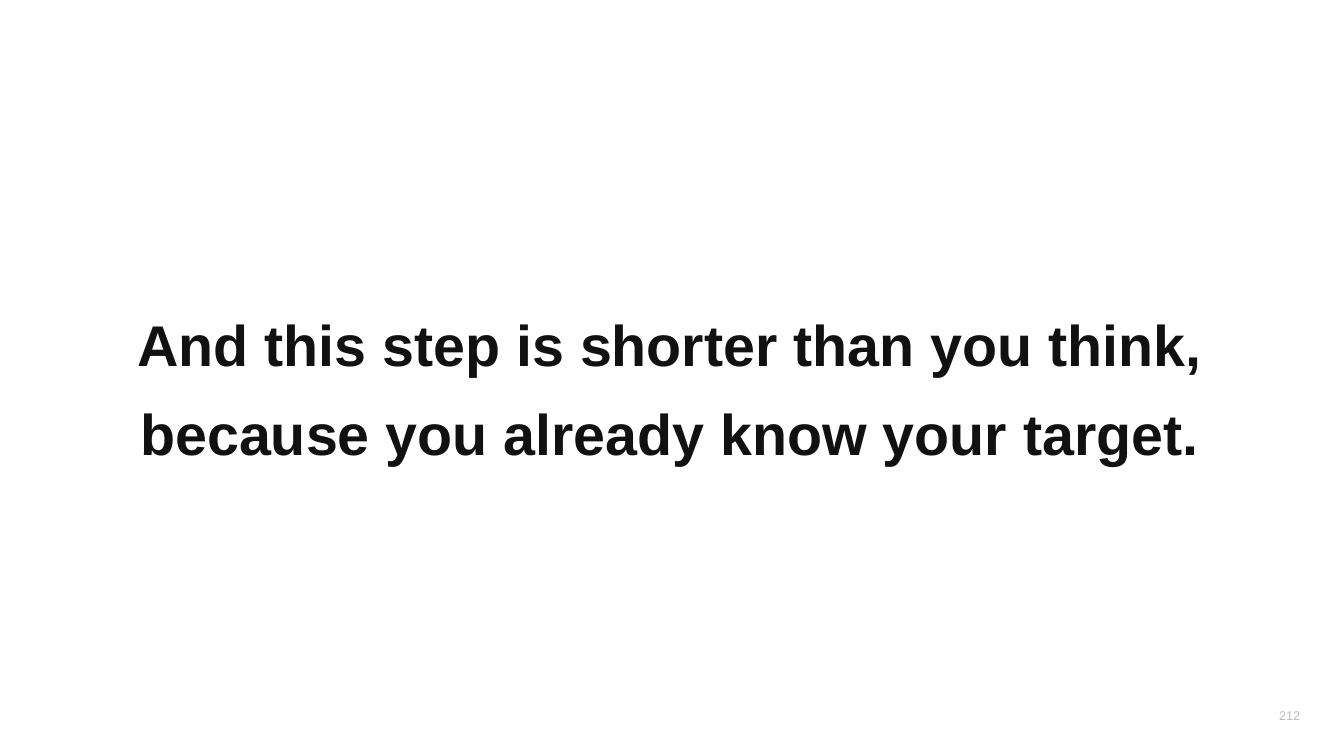
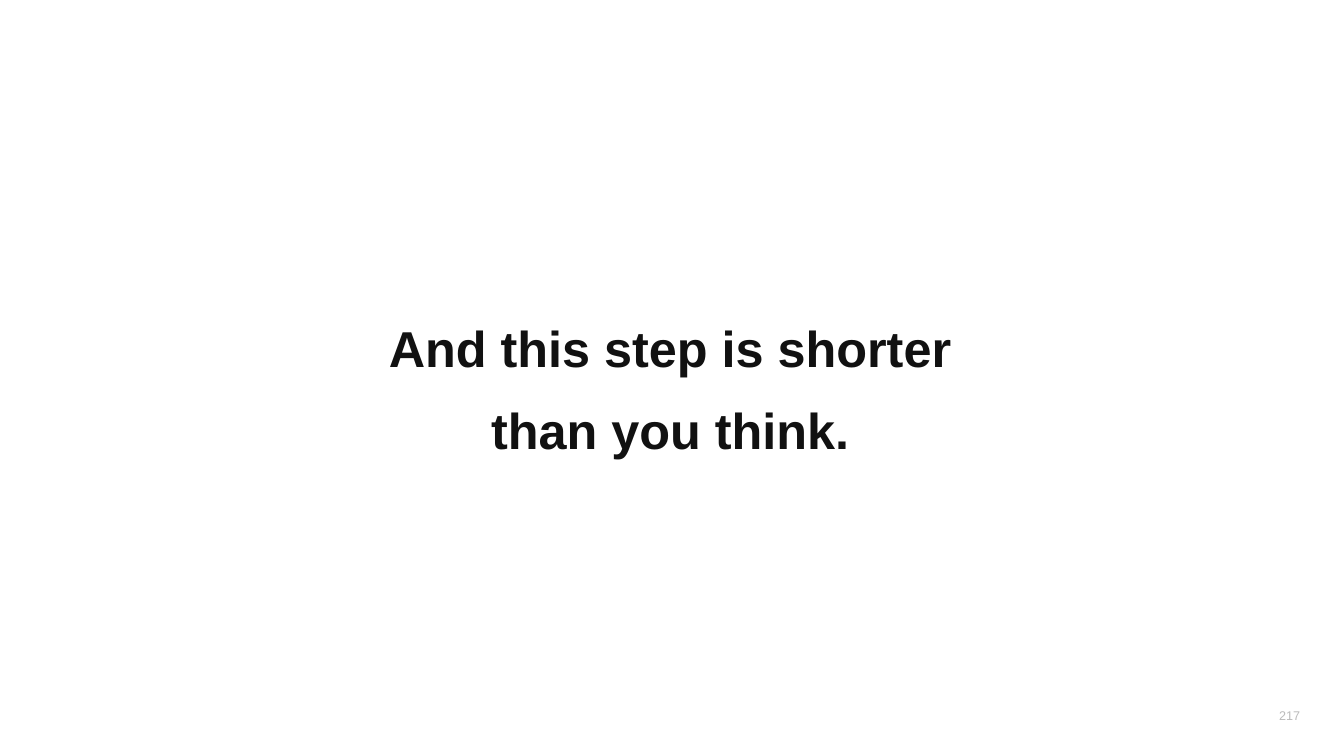
Before and after one commit to heikstepo/webinar-tracking, a slide deck: slide 217 of webinar-rauf/23-DTR-content-section-internal.pptx (slide 212 before the commit). Drawn at 1344x756 pixels with LibreOffice and Linux fonts; fonts in the diff are those of the drawing. Boxes give left, top, right and bottom in pixels: in the first picture for what was removed or moved away, otherwise in the second. Text is boxed around its words. In the diff, an @@ line names an element or a change of style, - is before the commit and + after.

```diff
--- a/webinar-rauf/23-DTR-content-section-internal.pptx
+++ b/webinar-rauf/23-DTR-content-section-internal.pptx
@@ text at bbox=[389, 330, 952, 459]: text changed; size 41 to 36 pt @@
-And this step is shorter than you think,
-because you already know your target.
+And this step is shorter
+than you think.
@@ text at bbox=[1279, 711, 1300, 720]: text changed @@
-212
+217
```
Also in this commit, not shown: 250 other slides changed, 13 slides added, 4 slides removed, 2 other files.
